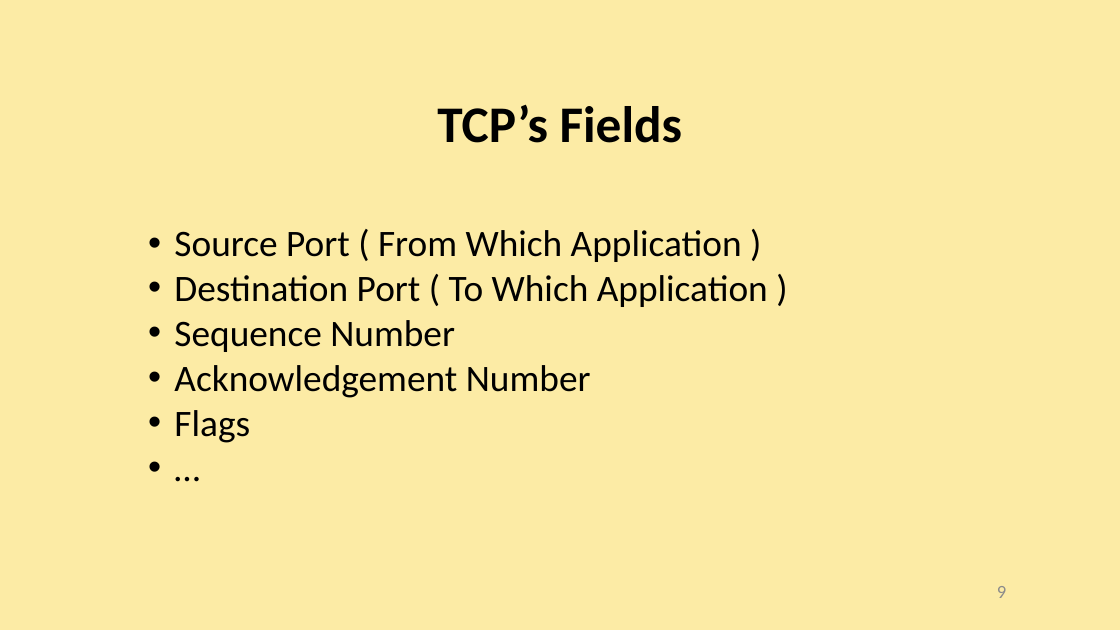
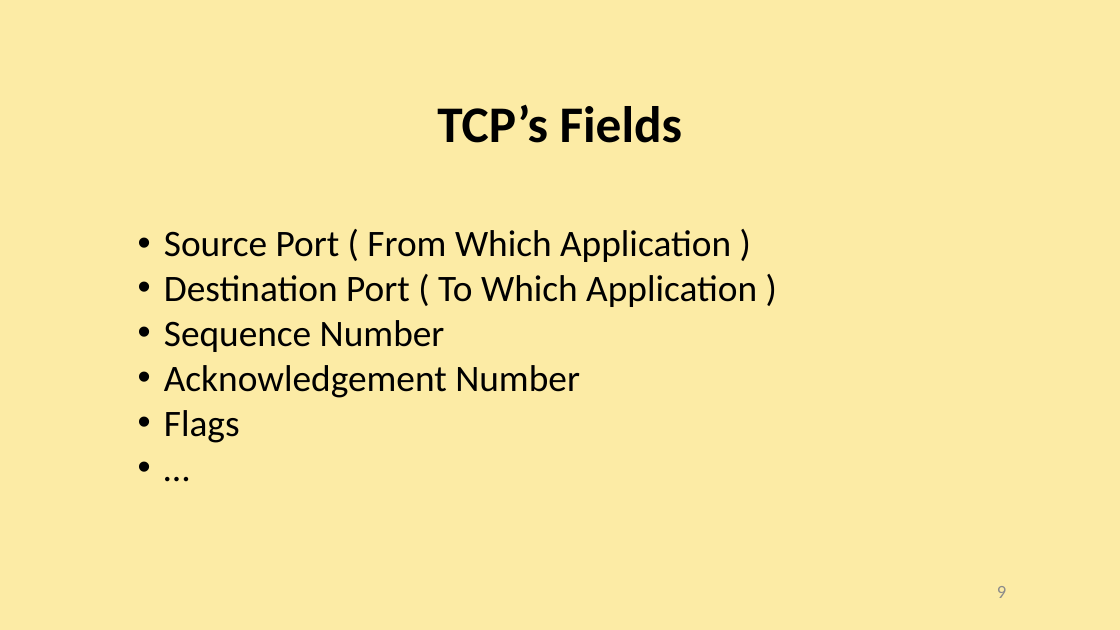
Before and after one commit to AliGhaffarian/university_thingies, a slide deck: slide 9 of research_and_presentation/Transport Layer, TCP and Floods/presentation_slides/Transport Layer, TCP and Floods.pptx. Drawn at 1120x630 pixels with LibreOffice and Linux fonts; fonts in the diff are those of the drawing. Boxes give left, top, right and bottom in pixels: in the first picture for what was removed or moved away, otherwise in the second. Text is boxed around its words. In the diff, an @@ line names an element or a change of style, - is before the commit and + after.

```diff
--- a/research_and_presentation/Transport Layer, TCP and Floods/presentation_slides/Transport Layer, TCP and Floods.pptx
+++ b/research_and_presentation/Transport Layer, TCP and Floods/presentation_slides/Transport Layer, TCP and Floods.pptx
@@ text "Source Port ( From Which ...": place and size @@
-text "Source Port ( From Which ..." at [174, 230, 768, 443]
+text "Source Port ( From Which ..." at [164, 230, 757, 443]
```
Also in this commit, not shown: 21 other slides changed, 1 other file.
